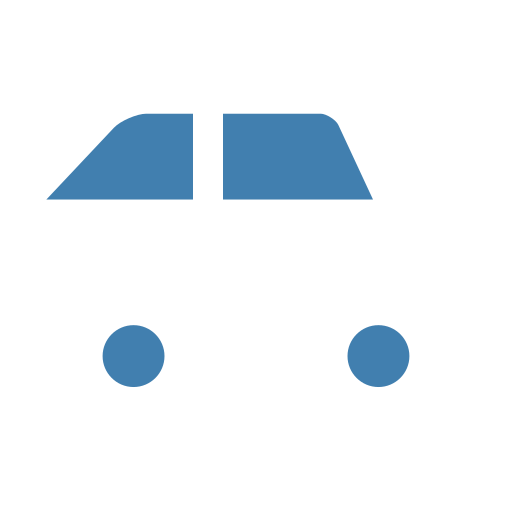
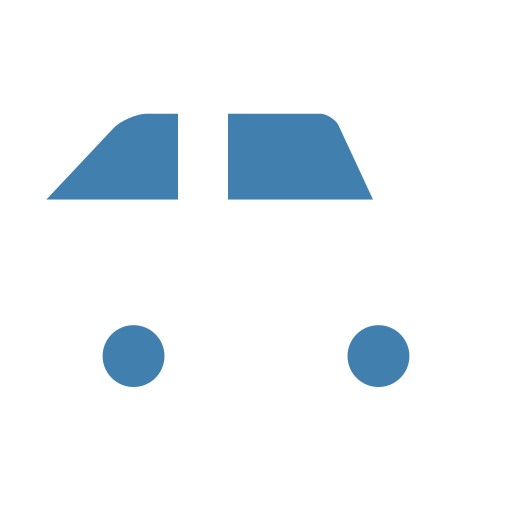
The second 512 x 512 image is a revision of the first. Changes to its layers:
painted on "Shape 1" over bbox(178, 113, 228, 200)
